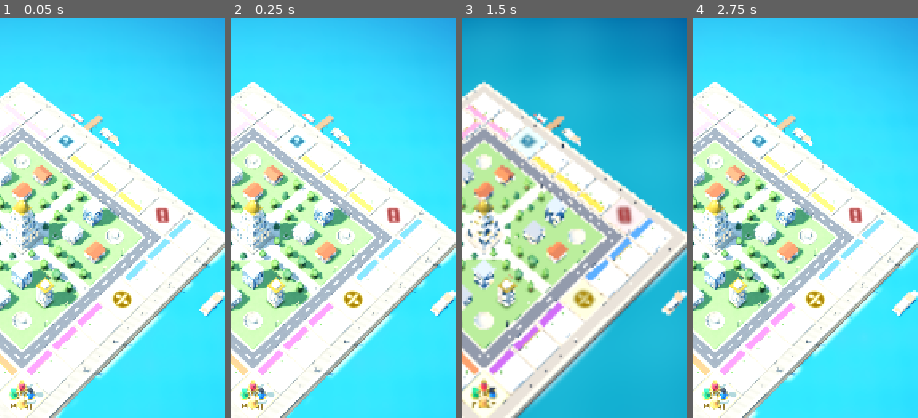
Above: before the commit, frames 1-4 (left to right).
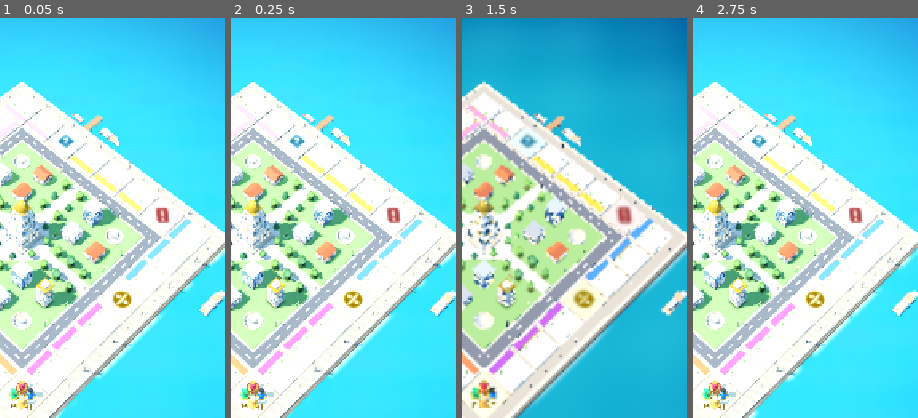
Above: after the commit, the same moments.

Repository: phamhoanganhtuan03121988-cmd/empire-rush
Game: Godot game, scene res://scenes/main.tscn
The game is run twice, just before and just after one commit, with the same random seed, the same clock (stepped at 60 frames per second) and the same inputs.
Inputs:
- Up to frame 1 (0.05 s): no input
- Up to frame 2 (0.25 s): no input
- Up to frame 3 (1.5 s): click "Đồ họa: Vừa" at 0.5 s; click "Đồ họa: Cao" at 1.25 s
- Up to frame 4 (2.75 s): click "Đồ họa: Thấp" at 2 s
The pictures show only the part of the screen within x 45-95%, y 24-74%; the shares and areas given below are measured in that part.

The runs differ from the first frame. In frame 1, less than 0.1% of the frame differs, in the area x 3-16%, y 90-98%; in frame 2, less than 0.1%; in frame 3, 0.1%, in the area x 3-16%, y 91-98%; in frame 4, less than 0.1%.

Commit message:
Phase 2 A3/A4: pawn seat rings, upgrade and auction text fixes
- Each pawn gets a ring in its seat colour; the active player's ring is
  opaque and breathes (static with reduced motion). From the portrait
  camera a pawn is ~13 px, the ring makes owner and turn readable.
- Upgrade items: "name / -> cap N . price" with non-breaking spaces, so
  automatic wrapping no longer splits "cap 2" or the price (verified in
  screenshots; new UI test measures every label line against its
  button and fails on the old text).
- Rent table reads "cap 1: 126" instead of the ambiguous "cap 1 126".
- Auction with no bid says so instead of "0 RC (-)".

Co-Authored-By: Claude Opus 5.5 <noreply@anthropic.com>
Claude-Session: https://claude.ai/code/session_012STq8fnmGhbS4thLYmropE

Diff:
--- a/client/scripts/presentation/event_presenter.gd
+++ b/client/scripts/presentation/event_presenter.gd
@@ -72,6 +72,8 @@
 			_place_tokens()
 		"TurnStarted":
 			turn_presented.emit(d["seat"], d["round"])
+			for t in tokens:
+				t.set_active(t.seat == d["seat"], not reduced_motion)
 			board.set_highlight(presented_pos.get(d["seat"], 0))
 			dice.hide_dice()
 		"DiceRolled":
--- a/client/scripts/presentation/token_view.gd
+++ b/client/scripts/presentation/token_view.gd
@@ -7,6 +7,12 @@
 
 var seat := 0
 var _body: Node3D
+## Seat-coloured ring on the ground (Phase 2, A3): from the high portrait
+## camera a pawn is only ~13 px wide, the ring makes "whose pawn, where"
+## readable and marks the active player.
+var _ring: MeshInstance3D
+var _ring_mat: StandardMaterial3D
+var _pulse: Tween
 
 
 func build(p_seat: int, theme: ThemeData) -> void:
@@ -19,6 +25,40 @@
 	mi.name = "Pawn"
 	mi.mesh = load("res://assets/models/tokens/pawn_%d.res" % (seat % 4))
 	_body.add_child(mi)
+	var torus := TorusMesh.new()
+	torus.inner_radius = 0.118
+	torus.outer_radius = 0.152
+	torus.rings = 24
+	torus.ring_segments = 4
+	_ring = MeshInstance3D.new()
+	_ring.name = "Ring"
+	_ring.mesh = torus
+	_ring.scale = Vector3(1, 0.25, 1)
+	_ring.position.y = 0.012
+	_ring.cast_shadow = GeometryInstance3D.SHADOW_CASTING_SETTING_OFF
+	_ring_mat = StandardMaterial3D.new()
+	_ring_mat.shading_mode = BaseMaterial3D.SHADING_MODE_UNSHADED
+	_ring_mat.transparency = BaseMaterial3D.TRANSPARENCY_ALPHA
+	_ring_mat.albedo_color = theme.player_color(seat)
+	_ring.material_override = _ring_mat
+	add_child(_ring)
+	set_active(false)
+
+
+## The active player's ring is opaque and slightly larger; with motion
+## allowed it breathes gently. Others stay at 55% so they never compete.
+func set_active(active: bool, animate := true) -> void:
+	if _ring == null:
+		return
+	if _pulse != null:
+		_pulse.kill()
+		_pulse = null
+	_ring_mat.albedo_color.a = 1.0 if active else 0.55
+	_ring.scale = Vector3(1.12, 0.25, 1.12) if active else Vector3(1, 0.25, 1)
+	if active and animate:
+		_pulse = create_tween().set_loops()
+		_pulse.tween_property(_ring, "scale", Vector3(1.24, 0.25, 1.24), 0.7).set_trans(Tween.TRANS_SINE)
+		_pulse.tween_property(_ring, "scale", Vector3(1.12, 0.25, 1.12), 0.7).set_trans(Tween.TRANS_SINE)
 
 
 ## Hops tile by tile through `points` (world positions). Awaitable.
--- a/client/scripts/ui/game_hud.gd
+++ b/client/scripts/ui/game_hud.gd
@@ -705,8 +705,10 @@
 			var a := s.auction
 			var need := e.min_next_bid()
 			_set_title(UiText.t("auction_title") % _prop_name(a["property_id"]), "gavel", UiTheme.AMBER)
-			var leader: String = "—" if a["high_seat"] < 0 else theme_data.player_name(a["high_seat"])
-			_action_body.text = UiText.t("auction_state") % [a["high_bid"], leader, need]
+			if a["high_seat"] < 0:
+				_action_body.text = UiText.t("auction_no_bid") % need
+			else:
+				_action_body.text = UiText.t("auction_state") % [a["high_bid"], theme_data.player_name(a["high_seat"]), need]
 			if a["high_seat"] == seat:
 				_action_body.text += "\n" + UiText.t("you_lead")
 			else:
--- a/client/scripts/ui/ui_text.gd
+++ b/client/scripts/ui/ui_text.gd
@@ -15,10 +15,10 @@
 	"pass_hint": "",
 	"cant_afford": "Không đủ tiền mua (%d RC).",
 	"price_rent": "Giá %d RC · Thuê %d RC",
-	"rent_table": "Thuê: cơ bản %d · đủ quận %d · cấp 1 %d · cấp 2 %d · cấp 3 %d",
+	"rent_table": "Thuê: cơ bản %d · đủ quận %d · cấp\u00a01:\u00a0%d · cấp\u00a02:\u00a0%d · cấp\u00a03:\u00a0%d",
 	"strategy_title": "Hành động chiến lược (tối đa 1)",
 	"upgrade": "NÂNG CẤP",
-	"upgrade_item": "%s → cấp %d\n%d RC",
+	"upgrade_item": "%s\n→\u00a0cấp\u00a0%d\u00a0·\u00a0%d\u00a0RC",  # NBSP: the level and price never split
 	"ability": "%s dùng kỹ năng",
 	"use_ability": "KỸ NĂNG",
 	"end_turn": "KẾT THÚC LƯỢT",
@@ -26,6 +26,7 @@
 	"no_upgrades": "Chưa có quận hoàn chỉnh để nâng cấp.",
 	"auction_title": "Đấu giá: %s",
 	"auction_state": "Giá hiện tại %d RC (%s) · tối thiểu %d RC",
+	"auction_no_bid": "Chưa ai trả giá · giá khởi điểm %d RC",
 	"bid_btn": "TRẢ %d",
 	"you_lead": "Bạn đang dẫn đầu.",
 	"choice_cost": "%s  (−%d RC)",
@@ -35,7 +36,7 @@
 	"reject": "TỪ CHỐI",
 	"rescue_title": "Thiếu tiền! Cần trả %d RC",
 	"rescue_body": "Tiền mặt %d RC. Bán tài sản cho ngân hàng hoặc tuyên bố phá sản.",
-	"liquidate_item": "BÁN %s\n+%d RC",
+	"liquidate_item": "BÁN %s\n+%d\u00a0RC",
 	"declare": "PHÁ SẢN",
 	"results": "Kết quả trận đấu",
 	"result_row": "#%d  %s  —  %d RC%s",
--- a/client/tests/ui/test_ui_flows.gd
+++ b/client/tests/ui/test_ui_flows.gd
@@ -145,3 +145,35 @@
 	var inv := Invariants.check(engine())
 	assert_true(inv.is_empty(), "engine invariants: %s" % str(inv))
 	assert_true(engine().state.end_reason in ["round_cap", "last_solvent", "time_cap"], "valid end")
+
+
+## Phase 2 (A4): every explicit line of an action label fits its button, so
+## automatic wrapping never splits "cấp 2" or a price onto its own line.
+func test_upgrade_item_lines_fit_their_buttons() -> void:
+	await start_game(2, 3, {"notch": "1"})
+	await wait_for_action(ErCommand.ROLL_DICE)
+	give(0, ["P_D1_1", "P_D1_2", "P_D1_3", "P_D2_1", "P_D2_2", "P_D2_3"])
+	await land_human(1)
+	await wait_for_action("")
+	for a in main.hud.actions:
+		if a["button"].has_meta("opens"):
+			a["button"].pressed.emit()
+	await frames(3)
+	assert_true(await wait_for_action(ErCommand.UPGRADE), "upgrade items listed")
+	await frames(3)
+	var checked := 0
+	for a in main.hud.actions:
+		var b: Button = a["button"]
+		var font := b.get_theme_font("font")
+		var fs := b.get_theme_font_size("font_size")
+		var sb := b.get_theme_stylebox("normal")
+		var icon_w := 0.0
+		if b.icon != null:
+			var maxw := b.get_theme_constant("icon_max_width")
+			icon_w = (mini(maxw, b.icon.get_width()) if maxw > 0 else b.icon.get_width()) + b.get_theme_constant("h_separation")
+		var avail := b.size.x - sb.get_margin(SIDE_LEFT) - sb.get_margin(SIDE_RIGHT) - icon_w
+		for line in b.text.split("\n"):
+			var w := font.get_string_size(line, HORIZONTAL_ALIGNMENT_LEFT, -1, fs).x
+			assert_true(w <= avail, "'%s' fits (%d <= %d px)" % [line, w, avail])
+			checked += 1
+	assert_true(checked >= 6, "checked %d label lines" % checked)
--- a/client/tests/ui/test_ui_readability.gd
+++ b/client/tests/ui/test_ui_readability.gd
@@ -117,3 +117,19 @@
 		var r: float = main.board._lots[pid].rotation.y
 		var k := fposmod(r, PI * 0.5)
 		assert_true(k < 0.001 or k > PI * 0.5 - 0.001, "%s lot rotation %.3f rad is a multiple of 90 degrees" % [pid, r])
+
+
+## Phase 2 (A3): every pawn has a ring in its seat colour; only the active
+## player's ring is fully opaque.
+func test_pawn_rings_mark_owner_and_active_player() -> void:
+	await start_game(3, 3)
+	await wait_for_action(ErCommand.ROLL_DICE)
+	await frames(2)
+	var tokens: Array = main.presenter.tokens
+	for t in tokens:
+		var ring: MeshInstance3D = t.get_node("Ring")
+		var mat := ring.material_override as StandardMaterial3D
+		var want: Color = main.theme_data.player_color(t.seat)
+		assert_true(Color(mat.albedo_color, 1.0).is_equal_approx(Color(want, 1.0)), "seat %d ring uses its colour" % t.seat)
+		var active: bool = t.seat == engine().state.current_seat
+		assert_true(is_equal_approx(mat.albedo_color.a, 1.0 if active else 0.55), "seat %d ring opacity %.2f" % [t.seat, mat.albedo_color.a])
